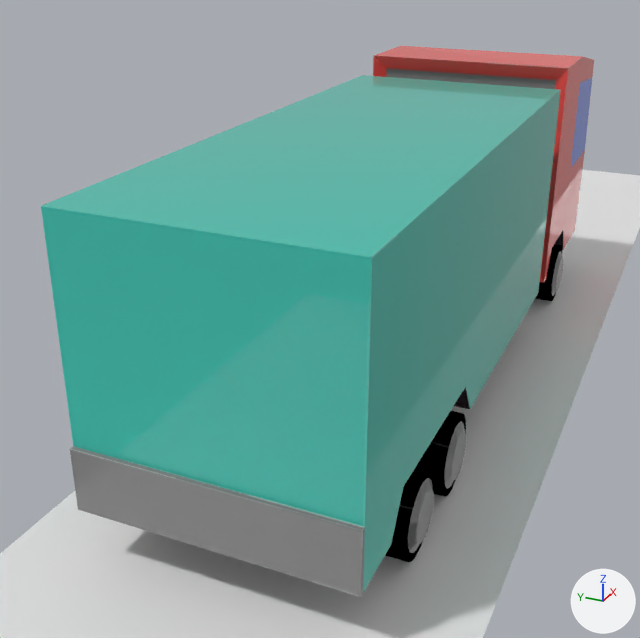
The Blender file models/kamion.blend: old version first, new version second.
Rendered twice from a 50 mm lens placed at (-6.99, -2.32, 3.87), pointed at (-0.5, 0.6, 0.62). The axes (+X, +Y, +Z) are drawn at lower right. The lights are the same throughout.

Objects in the first picture: 'Plane', 'kamion'.
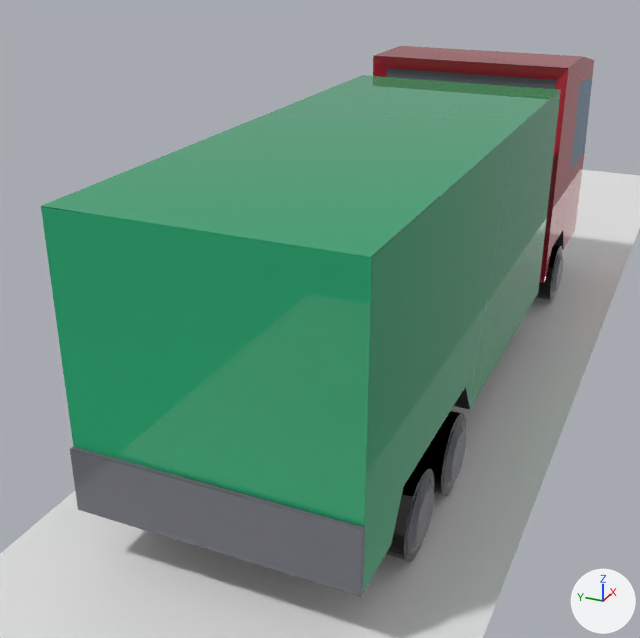
Changed parts and their boxes [x1, y1, x2, y2] in the pictures (640 x 638 px; the box of a moved part takes in the faces that stretch with it):
'kamion', surface changed (cyan to green)
    both: [41, 46, 594, 597]
part 1 of me_kamion, moved or reshaped
    both: [535, 245, 563, 301]
part 2 of me_kamion, moved or reshaped
    both: [385, 411, 466, 562]
part 3 of me_kamion, surface changed (cyan to green)
    both: [41, 46, 594, 597]

Patch to the scene script:
```diff
--- a/models/kamion.blend.py
+++ b/models/kamion.blend.py
@@ img_kamion @@
+img_kamion = load_image('kamion', 'kamion.png', 2048, 2048, 'sRGB')
@@ mat_kamion @@
 n0 = _N.new('ShaderNodeOutputMaterial'); n0.name = 'Material Output'
-n1 = _N.new('ShaderNodeTexImage'); n1.name = 'Image Texture'
-n1.image = img_untitled
 n2 = _N.new('ShaderNodeGroup'); n2.name = 'Group'
@@ mat_kamion @@
 n2.inputs[16].default_value = (0.0, 0.0, 0.0, 1.0)  # 'COLOR_0', black #000000
+n1 = _N.new('ShaderNodeTexImage'); n1.name = 'Image Texture'
+n1.image = img_kamion
 _L.new(n2.outputs[0], n0.inputs[0])  # 'Shader' to 'Surface'
@@ me_kamion @@
 # used by ob_kamion; location = (0.09, 0.03, 1.29)
-me_kamion.from_pydata(...)  # 1575 vertices, 872 faces, 4 loose edges; spans x -3.47..3.47, y -1.04..1.04, z -1.27..1.27
+me_kamion.from_pydata(...)  # 1607 vertices, 904 faces, 4 loose edges; spans x -3.47..3.47, y -1.04..1.04, z -1.27..1.27
+# me_kamion part 1
+# 36 faces are deleted
+# 36 new faces join them
+# me_kamion part 2
+# 72 faces are deleted
+# 72 new faces join them
+# me_kamion part 3: 860 kept faces spanning x -3.47..3.47, y -1.04..1.04, z -1.27..1.27 get new texture (UV) coordinates
 me_kamion.materials.append(mat_kamion)
```
